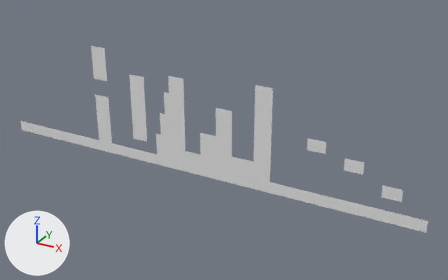
The OBJ model Assets/Tiled2Unity/Meshes/level3.obj as it was, and as the next commit left it.
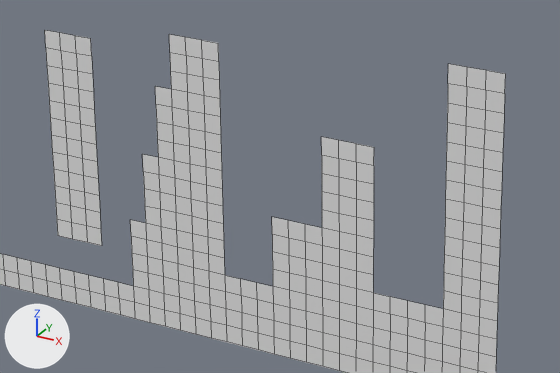
Each version is shown whole from a camera (50 mm lens) standing at (3.7, -26.2, 9.1) and looking at (-11.0, 0.5, -4.2), then close up on the part from 26% to 65% of the width and 23% to 65% of the height. Arrows for +X, +Y and +Z are at lower left; the lights stay in place. The close-ups show mesh edges as thin lines. Where no turn or scale is listed for an object, it has been applied to the vertices.

Names of what the first close-up shows: 'level3'.
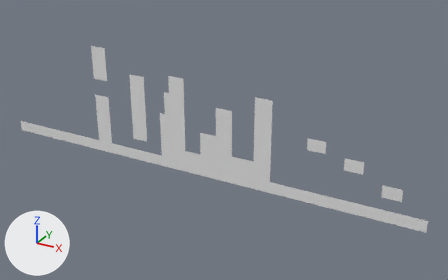
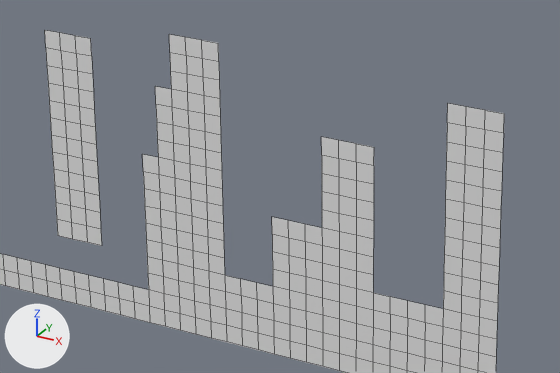
Pixel boxes [x1, y1, x2, y2] of what changed, in the close-ups (560 x 373 px):
```json
{"object": "level3", "change": "reshaped", "before": [0, 30, 506, 373], "after": [0, 30, 504, 373]}
{"part": 1, "of": "me_level3", "change": "deleted", "before": [448, 64, 506, 113]}
{"part": 2, "of": "me_level3", "change": "deleted", "before": [130, 220, 148, 290]}
```

The change, as JSON lines over the scene's bpy script:
```json
{"block": "me_level3", "where": "me_level3.from_pydata(...)  # 618 vertices, 445 faces; spans x -25.6..0.0, y 0.0, z -6.4..0.0"}
{"block": "me_level3", "where": "# used by ob_level3; location = (0.0, 0.0, 0.0)"}
{"block": "me_level3", "where": "# verts and faces of me_level3; kept vertices keep their numbers, new ones are numbered from 618"}
{"block": "me_level3", "where": "# before: 12 (-8.0, 0.0, -1.0) at pixel (504, 93), 13 (-8.3, 0.0, -1.0) at pixel (485, 90), 14 (-8.3, 0.0, -0.6) at pixel (486, 70), 15 (-8.0, 0.0, -0.6) at pixel (505, 73), 16 (-8.6, 0.0, -1.0) at pixel (466, 86)"}
{"block": "me_level3", "where": "# before: 17 (-8.6, 0.0, -0.6) at pixel (467, 67), 18 (-9.0, 0.0, -1.0) at pixel (447, 83), 19 (-9.0, 0.0, -0.6) at pixel (448, 63), 24 (-8.0, 0.0, -1.3) at pixel (504, 113), 25 (-8.3, 0.0, -1.3) at pixel (485, 110)"}
{"block": "me_level3", "where": "# before: 26 (-8.6, 0.0, -1.3) at pixel (466, 106), 27 (-9.0, 0.0, -1.3) at pixel (447, 103)"}
{"block": "me_level3", "where": "# before: 266 (-14.7, 0.0, -4.5) at pixel (145, 223), 299 (-14.7, 0.0, -4.8) at pixel (146, 239), 300 (-15.0, 0.0, -4.8) at pixel (131, 236), 301 (-15.0, 0.0, -4.5) at pixel (130, 219), 336 (-14.7, 0.0, -5.1) at pixel (147, 256)"}
{"block": "me_level3", "where": "# before: 337 (-15.0, 0.0, -5.1) at pixel (131, 253), 369 (-14.7, 0.0, -5.4) at pixel (147, 273), 370 (-15.0, 0.0, -5.4) at pixel (132, 269), 396 (-14.7, 0.0, -5.8) at pixel (148, 289), 397 (-15.0, 0.0, -5.8) at pixel (133, 286)"}
{"block": "me_level3", "change": "me_level3 part 1"}
{"op": "add", "block": "me_level3", "code": "delete_vertices([*range(12, 20)])  # with the faces that use them"}
{"block": "me_level3", "change": "me_level3 part 2"}
{"op": "add", "block": "me_level3", "code": "delete_vertices([300, 301, 337, 370])  # with the faces that use them"}
```
